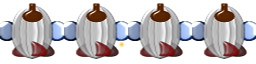
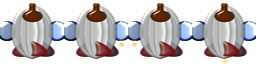
Two versions of the same layered image (256 × 64). Layer-by-layer changes:
painted on "forward thrust" over [219, 57, 230, 64]
painted on "right thrust" over [130, 38, 139, 48]
